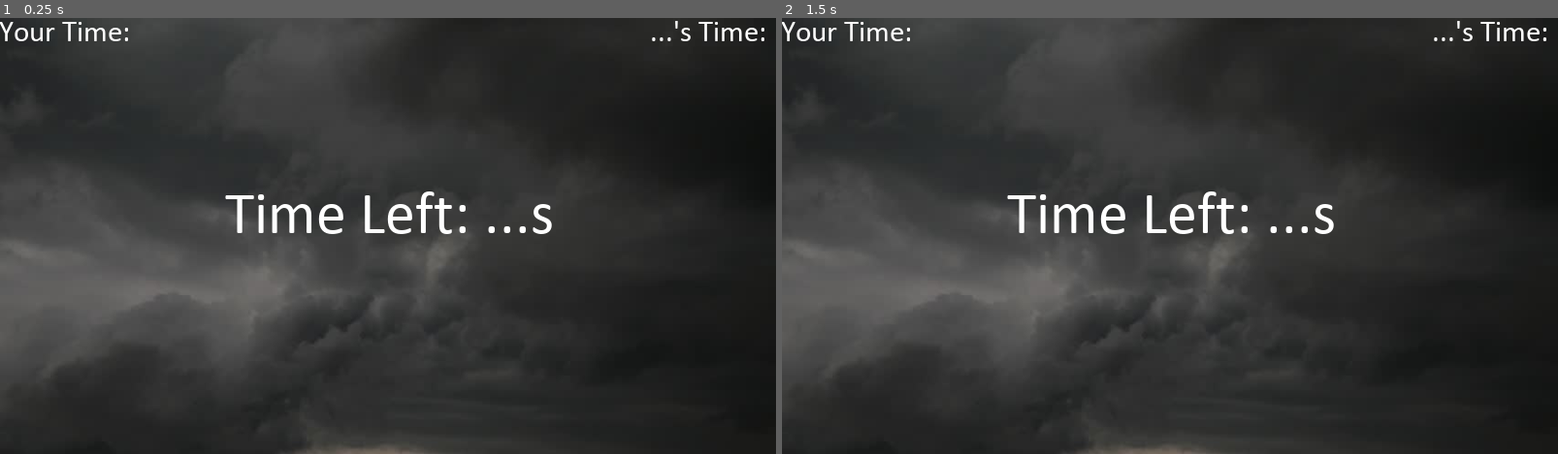
Above: before the commit, frames 1-2 (left to right).
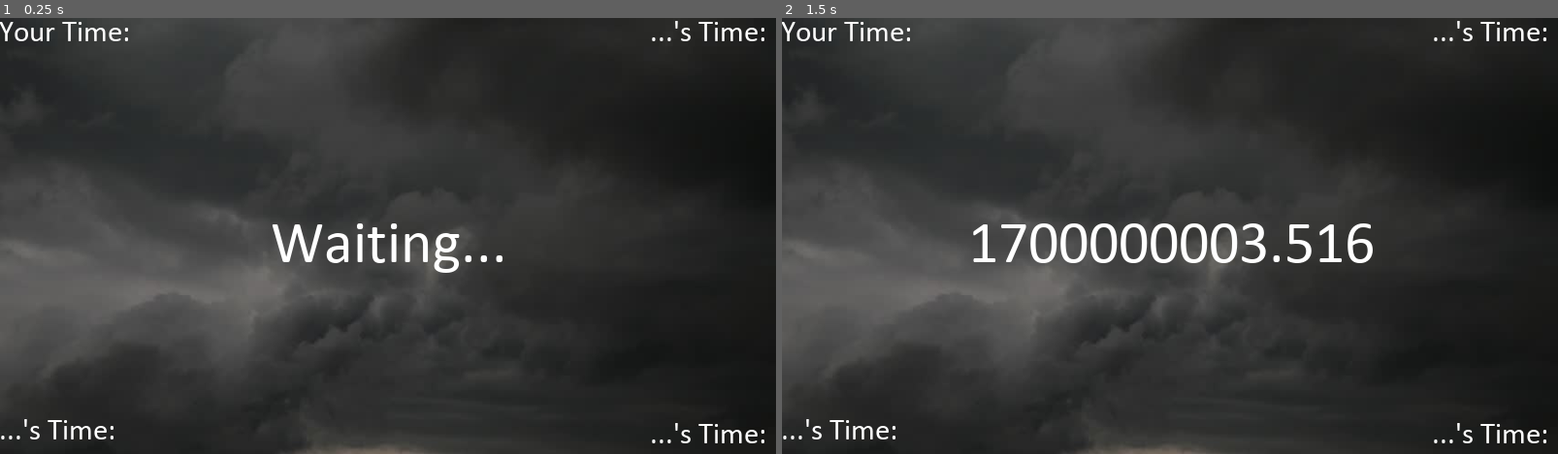
Above: after the commit, the same moments.

Repository: iamdejan/QuickShoot_Party
Game: Godot game, scene res://scenes/Game.tscn
The game is run twice, just before and just after one commit, with the same random seed, the same clock (stepped at 60 frames per second) and the same inputs. This scene is started directly instead of the project's main scene.
Inputs (mouse positions are in pixels of both pictures, inside the frame that each line leads up to):
- Up to frame 1 (0.25 s): no input
- Up to frame 2 (1.5 s): tap Enter at 0.5 s; move the mouse to (1340, 214) at 0.52 s; click (1340, 214) at 0.6 s; tap Space at 1.25 s; move the mouse to (1014, 257) at 1.27 s; click (1014, 257) at 1.35 s

The runs differ from the first frame. In frame 1, 2.1% of the frame differs, in the area x 0-99%, y 39-98%; in frame 2, 2.8%.
Error after the commit: Invalid get index 'data' (on base: 'Node (Session.gd)'). (res://scripts/Game.gd:28)

Commit message:
Add in-game mechanism

Diff:
--- a/scenes/Game.tscn
+++ b/scenes/Game.tscn
@@ -1,32 +1,34 @@
-[gd_scene load_steps=5 format=2]
+[gd_scene load_steps=6 format=2]
 
-[ext_resource path="res://assets/cloudy-bg.jpg" type="Texture" id=1]
-[ext_resource path="res://fonts/Calibri.ttf" type="DynamicFontData" id=2]
+[ext_resource path="res://scripts/Game.gd" type="Script" id=1]
+[ext_resource path="res://assets/cloudy-bg.jpg" type="Texture" id=2]
+[ext_resource path="res://fonts/Calibri.ttf" type="DynamicFontData" id=3]
 
 [sub_resource type="DynamicFont" id=1]
 size = 50
-font_data = ExtResource( 2 )
+font_data = ExtResource( 3 )
 
 [sub_resource type="DynamicFont" id=2]
 size = 100
-font_data = ExtResource( 2 )
+font_data = ExtResource( 3 )
 
 [node name="Game" type="Node2D"]
+script = ExtResource( 1 )
 
 [node name="cloudy-bg" type="Sprite" parent="."]
 position = Vector2( -1.33298, -1.46729 )
 scale = Vector2( 1.51001, 1.51001 )
-texture = ExtResource( 1 )
+texture = ExtResource( 2 )
 centered = false
 
-[node name="MyTimeLabel" type="Label" parent="."]
+[node name="Player0Label" type="Label" parent="."]
 margin_left = -1.0
 margin_right = 419.0
 margin_bottom = 51.0
 custom_fonts/font = SubResource( 1 )
 text = "Your Time:"
 
-[node name="OpponentTimeLabel" type="Label" parent="."]
+[node name="Player1Label" type="Label" parent="."]
 margin_left = 872.0
 margin_right = 1264.0
 margin_bottom = 51.0
@@ -34,11 +36,34 @@
 text = "...'s Time:"
 align = 2
 
-[node name="Label" type="Label" parent="."]
+[node name="Player2Label" type="Label" parent="."]
+margin_left = -1.0
+margin_top = 658.18
+margin_right = 419.0
+margin_bottom = 709.18
+custom_fonts/font = SubResource( 1 )
+text = "...'s Time:"
+
+[node name="Player3Label" type="Label" parent="."]
+margin_left = 872.0
+margin_top = 663.838
+margin_right = 1264.0
+margin_bottom = 714.838
+custom_fonts/font = SubResource( 1 )
+text = "...'s Time:"
+align = 2
+
+[node name="MainLabel" type="Label" parent="."]
 margin_left = 4.0
-margin_top = 280.0
+margin_top = 328.091
 margin_right = 1280.0
-margin_bottom = 380.0
+margin_bottom = 428.091
 custom_fonts/font = SubResource( 2 )
 text = "Time Left: ...s"
 align = 1
+
+[node name="NotifHTTPRequest" type="HTTPRequest" parent="."]
+
+[node name="CountdownTimer" type="Timer" parent="."]
+[connection signal="request_completed" from="NotifHTTPRequest" to="." method="_on_NotifHTTPRequest_request_completed"]
+[connection signal="timeout" from="CountdownTimer" to="." method="_on_CountdownTimer_timeout"]
--- /dev/null
+++ b/scripts/Game.gd
@@ -0,0 +1,81 @@
+extends Node2D
+
+var player_counter: int = 0
+var room_data: Dictionary
+var maximum_capacity: int
+var last_id: int = -1
+
+var start_time: float
+var end_time: float
+
+var is_shoot: bool = false
+
+func reset_room():
+	for i in range(4):
+		get_node("Player" + String(i) + "Label").text = ""
+	pass
+
+func get_notifs():
+	var notif_url = Session.URL + "/room/" + String(room_data["ID"]) + "/events?lastID=" + String(last_id)
+	var headers = ["Content-Type: application/json"]
+	$NotifHTTPRequest.request(notif_url, headers, false)
+	pass
+
+func _ready():
+	set_process(false)
+	$MainLabel.text = "Waiting..."
+
+	room_data = Session.data["Game"]
+	maximum_capacity = Session.data["maximum_capacity"]
+	Session.empty_data()
+
+	reset_room()
+	get_notifs()
+
+	pass
+
+func handle_notifs(notifications: Array):
+	for notif in notifications:
+		match notif["Type"]:
+			"MEMBER_JOIN":
+				var node_name = "Player" + String(player_counter) + "Label"
+				var player_name = notif["Payload"]["Name"]
+				get_node(node_name).text = player_name + " time: ...s"
+				player_counter += 1
+			"GAME_BEGIN":
+				set_process(true)
+				$CountdownTimer.start(5.0)
+		pass
+
+func _on_NotifHTTPRequest_request_completed(result, response_code, headers, body):
+	if response_code == 200 and is_processing() != true:
+		var json = JSON.parse(body.get_string_from_utf8())
+		var data: Dictionary = json.result
+		handle_notifs(data["Notifications"])
+		last_id = int(data["LastID"])
+		get_notifs()
+	elif response_code != 200:
+		$MainLabel.text = "Oops!"
+	pass
+
+func _process(delta):
+	$MainLabel.text = "You have "
+	$MainLabel.text += String(ceil($CountdownTimer.time_left))
+	$MainLabel.text += " s"
+
+func _on_CountdownTimer_timeout():
+	is_shoot = false
+	start_time = OS.get_system_time_msecs() / 1000.0
+	$MainLabel.text = "TAP!"
+	$CountdownTimer.stop()
+	set_process(false)
+	pass
+
+func _input(event):
+	if event.is_action("shoot") or event is InputEventScreenTouch:
+		if is_shoot != true:
+			end_time = OS.get_system_time_msecs() / 1000.0
+			var duration: float = end_time - start_time
+			$MainLabel.text = String(duration)
+			is_shoot = true
+		pass
